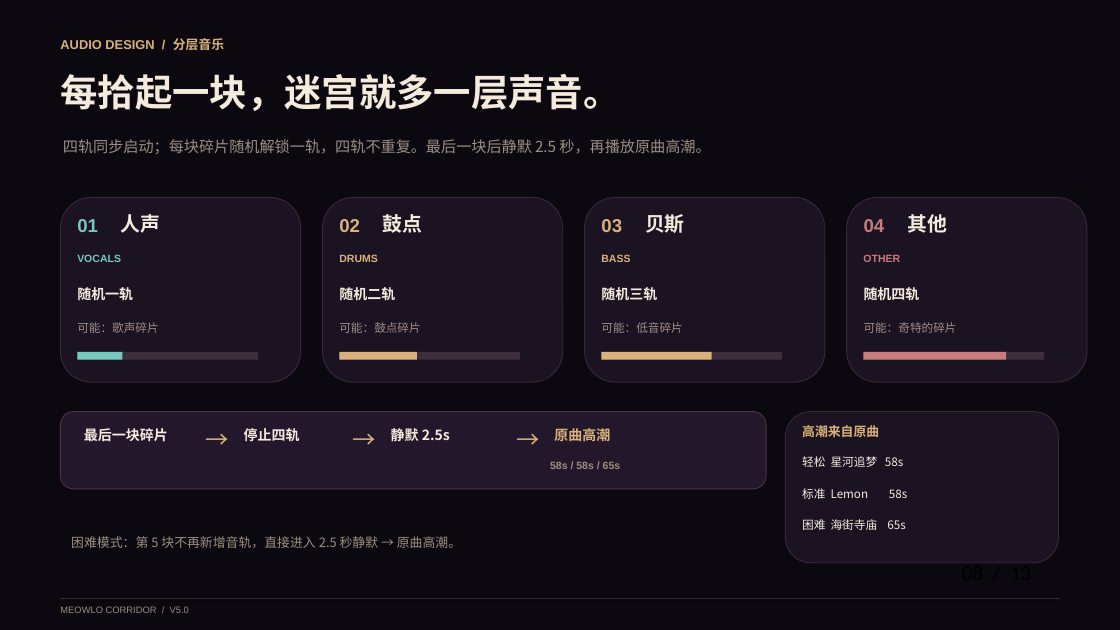
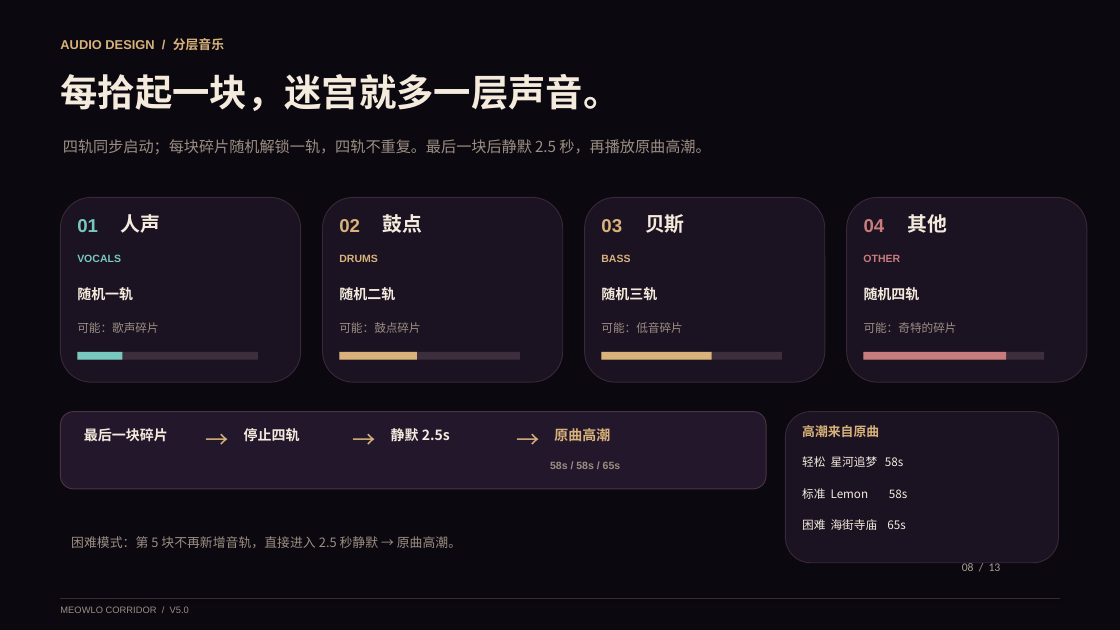
Before and after one commit to Mr-WildFire/meowlo-corridor, a slide deck: slide 8 of docs/喵音回廊-V5.0-答辩PPT.pptx. Drawn at 1120x630 pixels with LibreOffice and Linux fonts; fonts in the diff are those of the drawing. Boxes give left, top, right and bottom in pixels: in the first picture for what was removed or moved away, otherwise in the second. Text is boxed around its words. In the diff, an @@ line names an element or a change of style, - is before the commit and + after.

```diff
--- a/docs/喵音回廊-V5.0-答辩PPT.pptx
+++ b/docs/喵音回廊-V5.0-答辩PPT.pptx
@@ text "08 / 13" at (962,563,1001,571): size 18 to 10 pt, text colour #000000 to #AA9E91 @@
```
Also in this commit, not shown: 12 other slides changed.
